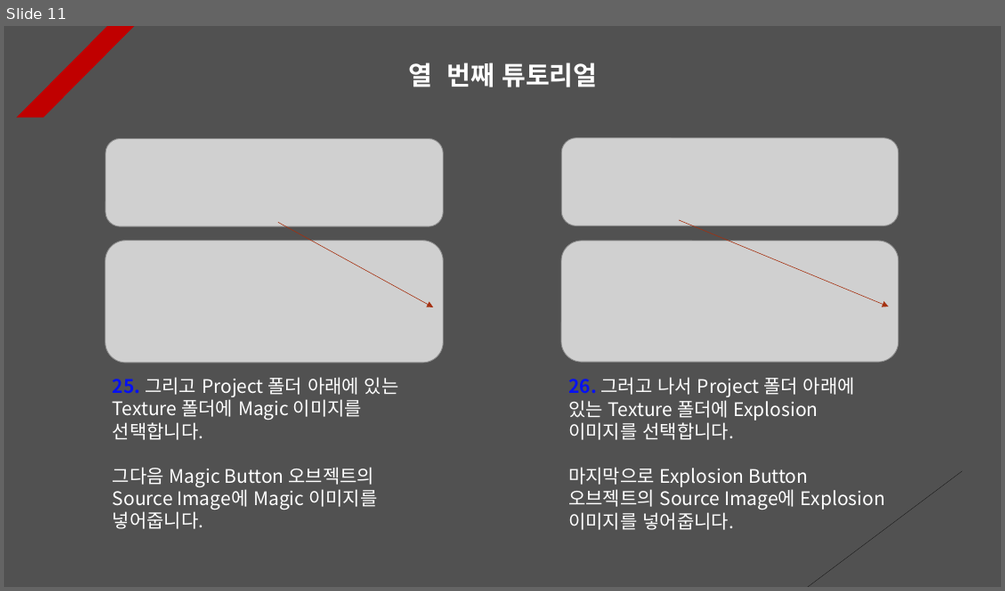
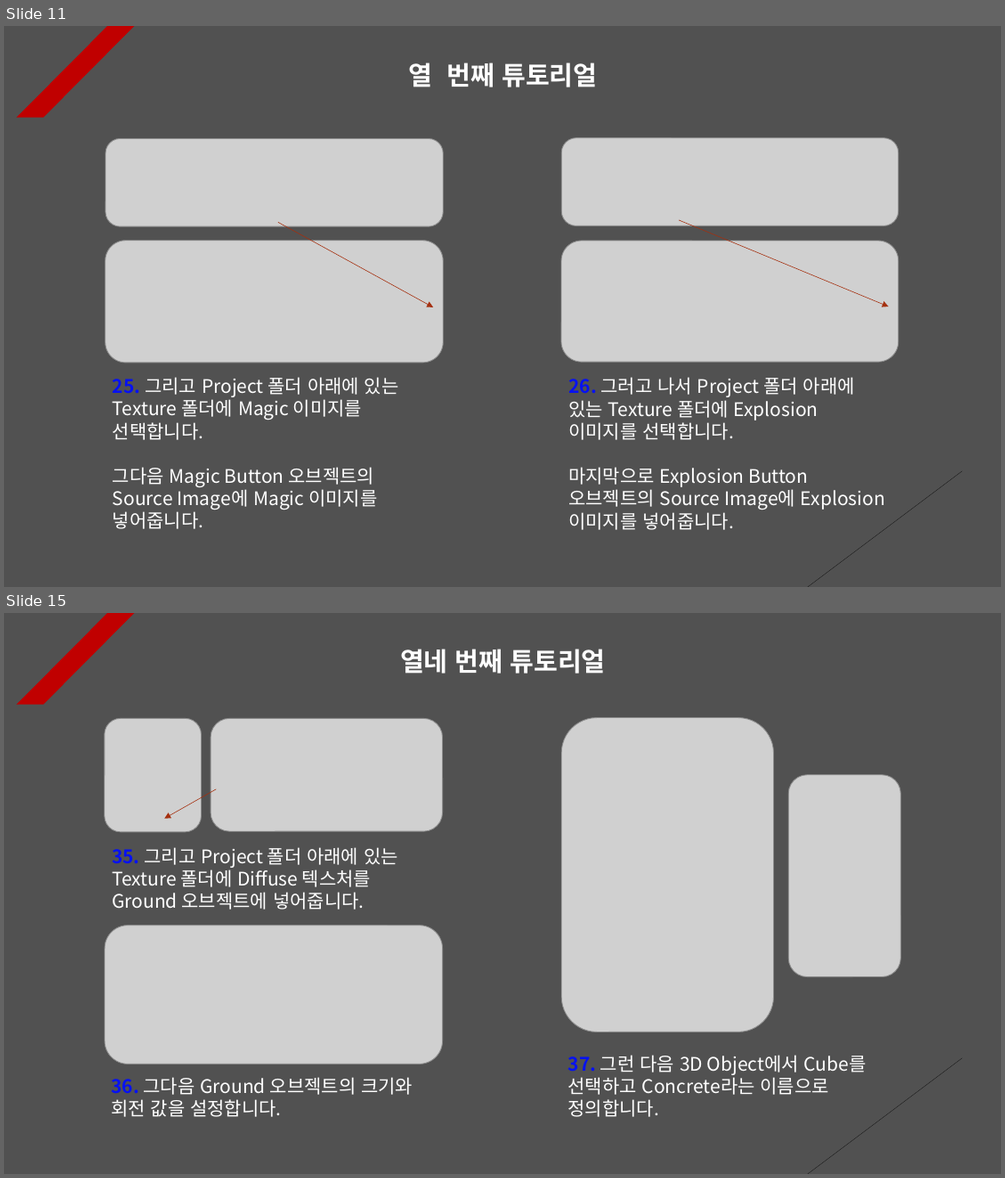
Before and after one commit to Unity2033/3D-UnityEngine, a slide deck: Assets/Class/Sound/PPT Data/Sound Example.pptx. Shown one above the other, each under a label of ours: slide 11 before the commit, slides 11 and 15 after it; the slides between them are not shown. The pictures are 1005x591 and 1005x1178 pixels, drawn with LibreOffice and Linux fonts; fonts in the diff are those of the drawing; grey boxes stand for pictures. Boxes give left, top, right and bottom in pixels: in the first picture for what was removed or moved away, otherwise in the second. Text is boxed around its words. In the diff, an @@ line names an element or a change of style, - is before the commit and + after.

```diff
--- a/Assets/Class/Sound/PPT Data/Sound Example.pptx
+++ b/Assets/Class/Sound/PPT Data/Sound Example.pptx
@@ slide 15 added at <box>4,613,1001,1174</box>, background #515151; not listed: 2 template elements that a slide beside it also shows @@
@@ text added at <box>400,649,606,674</box>, 25 pt, text #FFFFFF, bold @@
+열네 번째 튜토리얼
@@ picture added at <box>105,718,201,832</box> @@
@@ picture added at <box>210,718,442,831</box> @@
@@ picture added at <box>561,718,774,1032</box> @@
@@ arrow added from (217, 788) to (165, 819), #A5300F 0.5 pt dashed @@
@@ picture added at <box>788,774,900,976</box> @@
@@ text added at <box>112,847,398,909</box>, 18 pt, text #FFFFFF @@
+35. 그리고 Project 폴더 아래에 있는 Texture 폴더에 Diffuse 텍스처를 Ground 오브젝트에 넣어줍니다.
@@ picture added at <box>105,925,443,1063</box> @@
@@ text added at <box>568,1054,866,1117</box>, 18 pt, text #FFFFFF @@
+37. 그런 다음 3D Object에서 Cube를 선택하고 Concrete라는 이름으로 정의합니다.
@@ text added at <box>111,1077,413,1117</box>, 18 pt, text #FFFFFF @@
+36. 그다음 Ground 오브젝트의 크기와 회전 값을 설정합니다.
```
Also in this commit, not shown: 4 slides changed, 2 other slides added, 13 other files.
